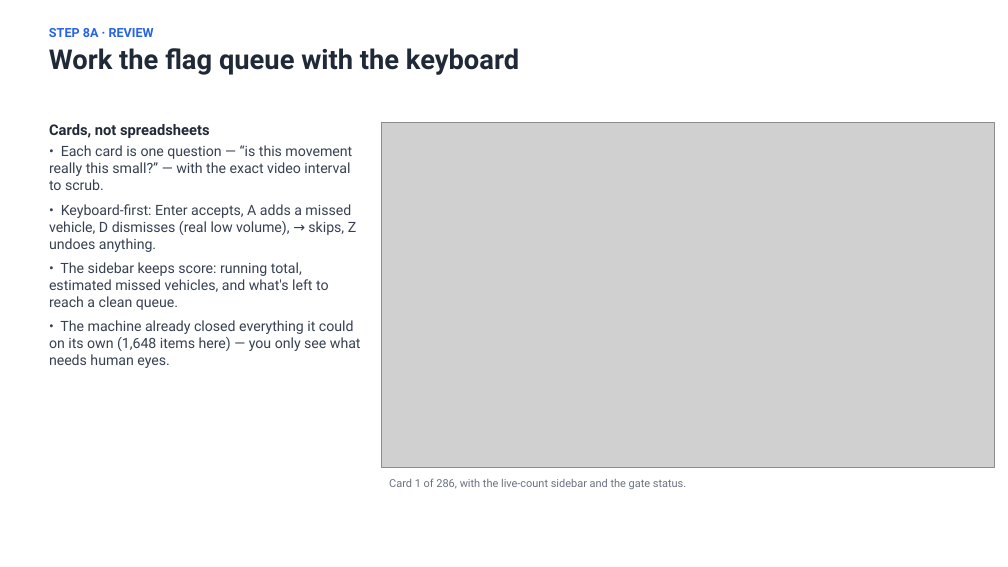
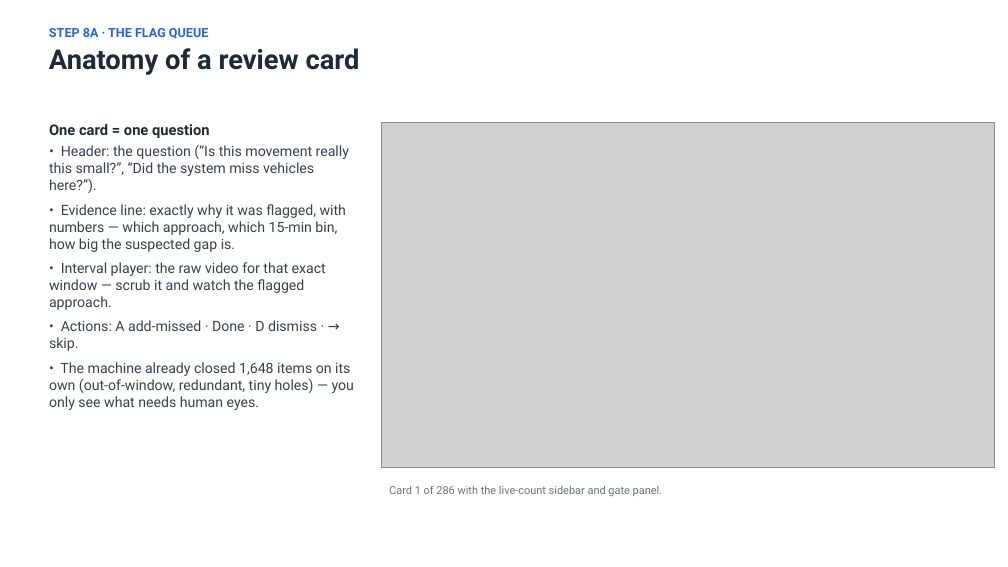
Before and after one commit to marshm100/intersection-counter, a slide deck: slide 18 of docs/Operator_Guide_2026-08-18.pptx (slide 14 before the commit). Drawn at 1008x567 pixels with LibreOffice and Linux fonts; fonts in the diff are those of the drawing; grey boxes stand for pictures. Boxes give left, top, right and bottom in pixels: in the first picture for what was removed or moved away, otherwise in the second. Text is boxed around its words. In the diff, an @@ line names an element or a change of style, - is before the commit and + after.

```diff
--- a/docs/Operator_Guide_2026-08-18.pptx
+++ b/docs/Operator_Guide_2026-08-18.pptx
@@ text at <box>49,28,360,75</box>: text changed @@
-STEP 8A · REVIEW
-Work the flag queue with the keyboard
+STEP 8A · THE FLAG QUEUE
+Anatomy of a review card
@@ text at <box>49,124,354,410</box>: text changed @@
-Cards, not spreadsheets
-• Each card is one question — “is this movement really this small?” — with the exact video interval to scrub.
-• Keyboard-first: Enter accepts, A adds a missed vehicle, D dismisses (real low volume), → skips, Z undoes anything.
-• The sidebar keeps score: running total, estimated missed vehicles, and what's left to reach a clean queue.
-• The machine already closed everything it could on its own (1,648 items here) — you only see what needs human eyes.
+One card = one question
+• Header: the question (“Is this movement really this small?”, “Did the system miss vehicles here?”).
+• Evidence line: exactly why it was flagged, with numbers — which approach, which 15-min bin, how big the suspected gap is.
+• Interval player: the raw video for that exact window — scrub it and watch the flagged approach.
+• Actions: A add-missed · Done · D dismiss · → skip.
+• The machine already closed 1,648 items on its own (out-of-window, redundant, tiny holes) — you only see what needs human eyes.
@@ text at <box>389,485,663,496</box>: text changed @@
-Card 1 of 286, with the live-count sidebar and the gate status.
+Card 1 of 286 with the live-count sidebar and gate panel.
```
Also in this commit, not shown: 15 other slides changed, 8 slides added.
